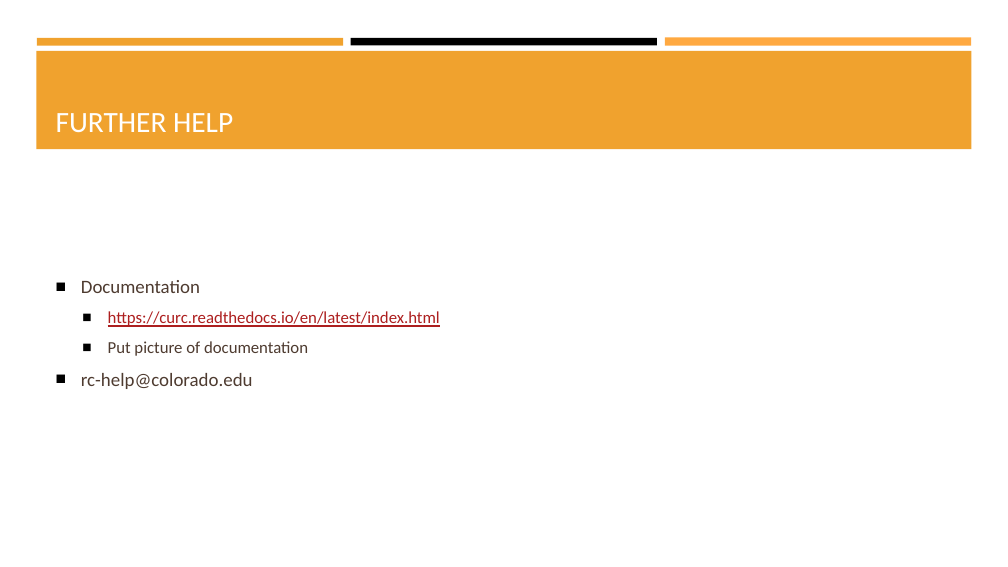
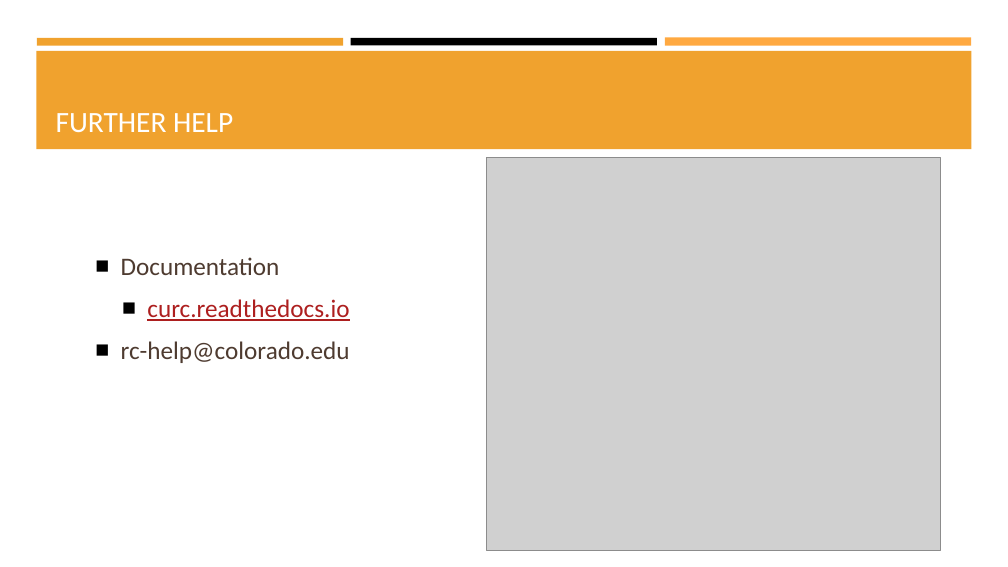
Before and after one commit to b-reyes/Presentations, a slide deck: slide 14 of CU_presentation/CU_boulder_presentation.pptx. Drawn at 1008x567 pixels with LibreOffice and Linux fonts; fonts in the diff are those of the drawing; grey boxes stand for pictures. Boxes give left, top, right and bottom in pixels: in the first picture for what was removed or moved away, otherwise in the second. Text is boxed around its words. In the diff, an @@ line names an element or a change of style, - is before the commit and + after.

Commit message:
finish the slides: submitting a slurm script, overview of an HPC workflow, and further help, and generate a pdf

```diff
--- a/CU_presentation/CU_boulder_presentation.pptx
+++ b/CU_presentation/CU_boulder_presentation.pptx
@@ picture added at [487,158,941,551] @@
@@ text "Documentation": place and size @@
-text "Documentation" at [81,280,440,389]
+text "Documentation" at [121,257,350,363]
@@ text at [121,257,350,363]: size 18 to 24 pt in "Documentation", "rc-help@colorado.edu"; more space between paragraphs @@
@@ text at [147,299,349,321]: text changed; size 16 to 24 pt @@
-  ■ https://curc.readthedocs.io/en/latest/index.html
-  ■ Put picture of documentation
+  ■ curc.readthedocs.io
```
Also in this commit, not shown: 6 other slides changed, 2 other files.
